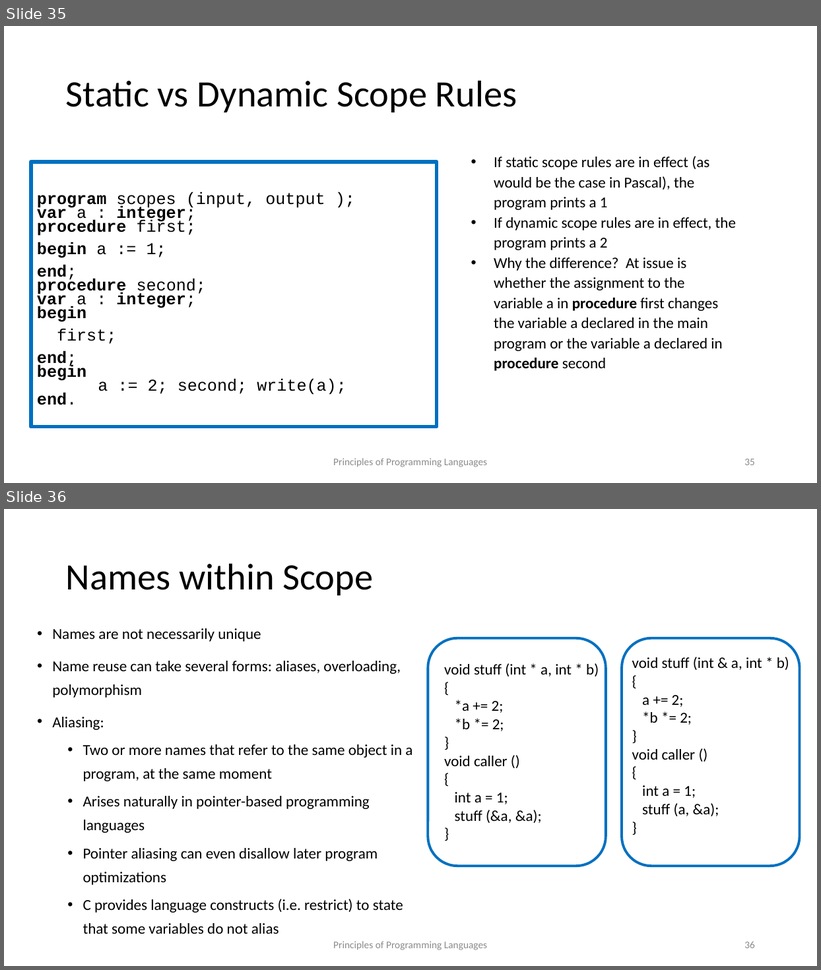
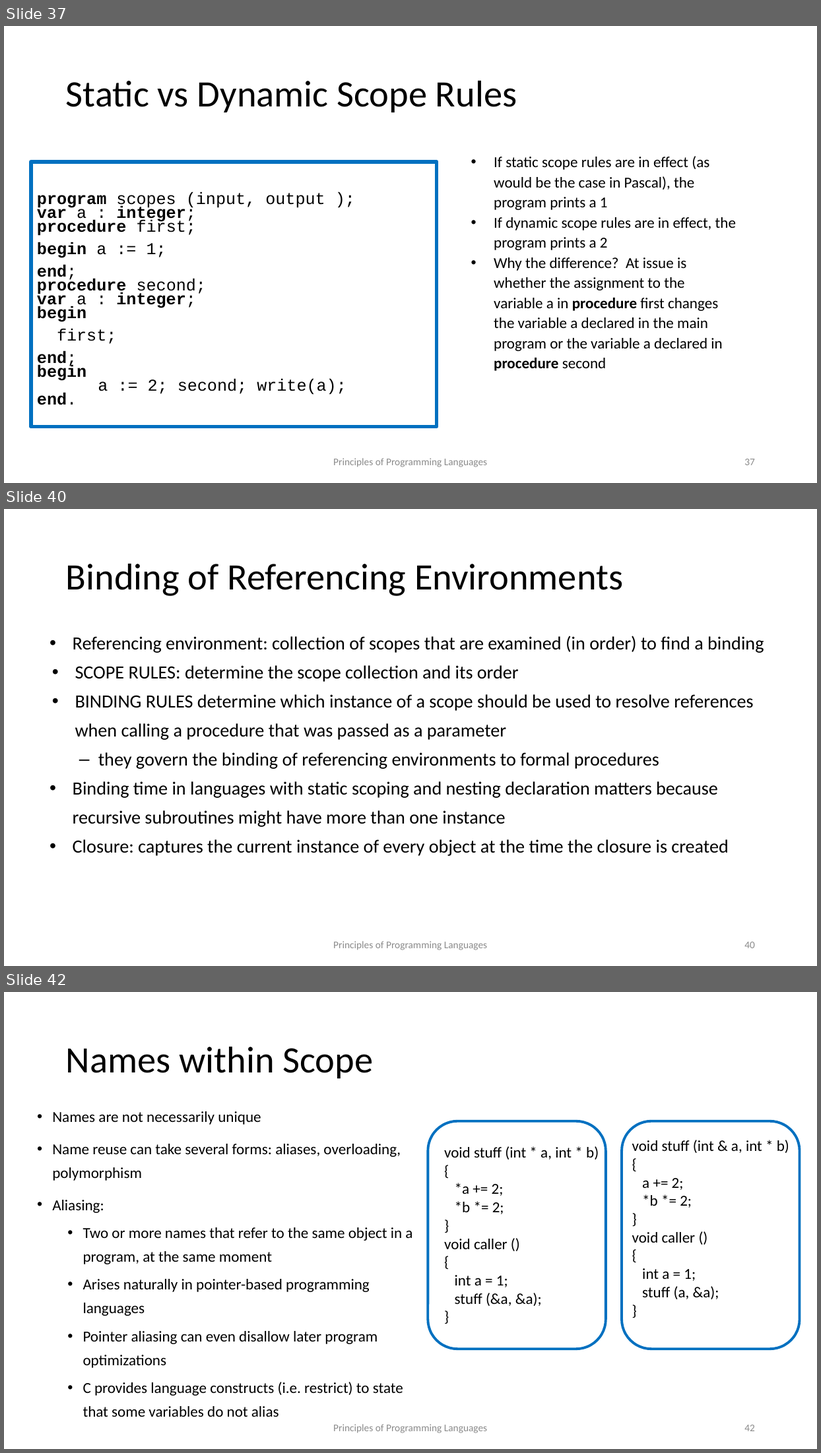
Before and after one commit to kongm/pl-design, a slide deck: environment.pptx. Shown one above the other, each under a label of ours: slides 35 and 36 before the commit, slides 37, 40 and 42 after it; the slides between them are not shown. The pictures are 821x970 and 821x1453 pixels, drawn with LibreOffice and Linux fonts; fonts in the diff are those of the drawing. Boxes give left, top, right and bottom in pixels: in the first picture for what was removed or moved away, otherwise in the second. Text is boxed around its words. In the diff, an @@ line names an element or a change of style, - is before the commit and + after.

Commit message:
environment

```diff
--- a/environment.pptx
+++ b/environment.pptx
@@ slide 40 added at bbox=[4, 509, 817, 966], background #FFFFFF @@
@@ title added at bbox=[66, 563, 623, 596], 44 pt, text #000000 @@
+Binding of Referencing Environments
@@ text added at bbox=[73, 636, 764, 856], 22 pt, text #000000 @@
+• Referencing environment: collection of scopes that are examined (in order) to find a binding
+• SCOPE RULES: determine the scope collection and its order
+• BINDING RULES determine which instance of a scope should be used to resolve references when calling a procedure that was passed as a parameter
+  – they govern the binding of referencing environments to formal procedures
+• Binding time in languages with static scoping and nesting declaration matters because recursive subroutines might have more than one instance
+• Closure: captures the current instance of every object at the time the closure is created
@@ text added at bbox=[333, 941, 487, 951], 12 pt, text #8C8C8C @@
+Principles of Programming Languages
@@ page number added at bbox=[745, 942, 755, 949], 12 pt, text #8C8C8C @@
+40
@@ what was slide 35 is now slide 37 @@
@@ page number at bbox=[745, 459, 755, 466]: text changed @@
-35
+37
@@ what was slide 36 is now slide 42 @@
@@ page number at bbox=[745, 1425, 755, 1432]: text changed @@
-36
+42
```
Also in this commit, not shown: 2 slides changed, 6 other slides added.
